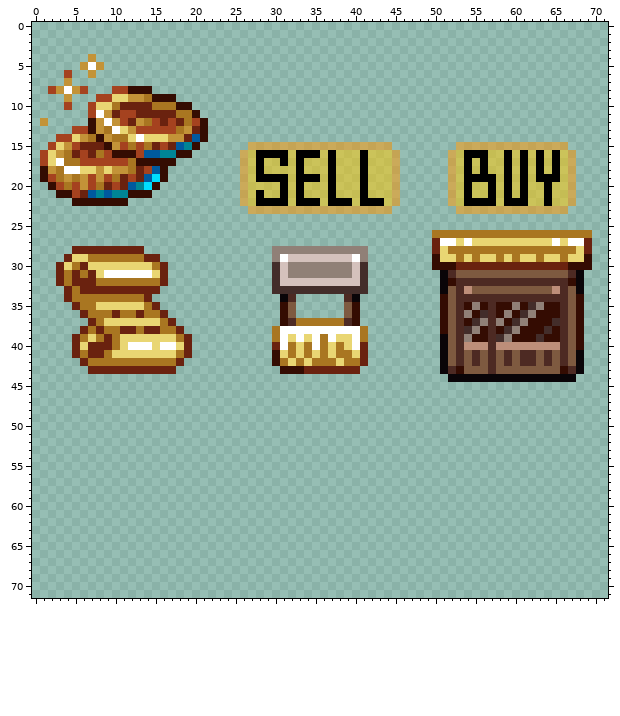
Sprite sheet, stored at market_images.png. Above, as it was before the edit.
The file is 72x72 pixels.
Now the later version:
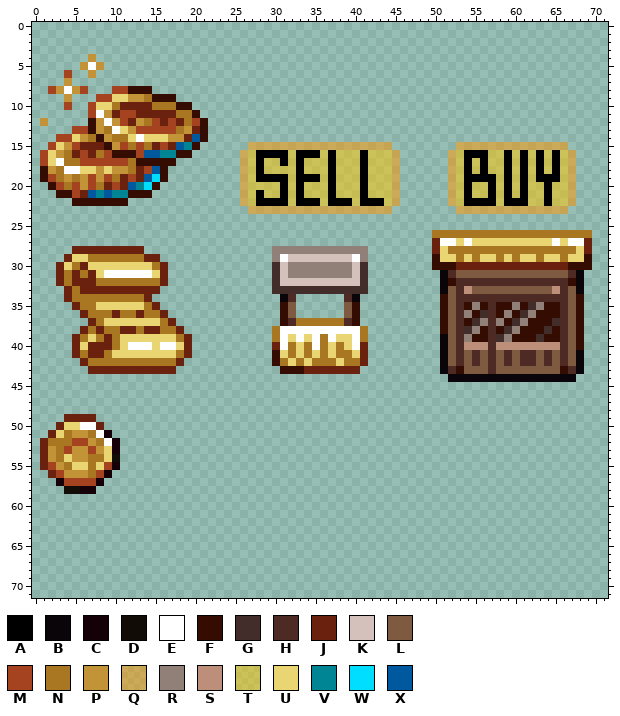
Palette (. is transparent): A #000000  B #0a0508  C #160007  D #110d06  E #ffffff  F #340c02  G #432d2a  H #4d2a23  J #6a220f  K #d4c1bc  L #7e5a40  M #a5421f  N #a97621  P #c39338  Q #ff960080  R #908077  S #bd8e79  T #ffc80080  U #e9d673  V #008595  W #00deff  X #00599e
Message: text cleaning and added icon
Edits made:
Changed rows in their new state; - is an unchanged pixel.
first column x 1:
49 ---JJJJ---
50 --JUUEEJ--
51 -JUNPPNEC-
52 JNNNMMPNEC
53 JPNMPPMPUC
54 JPNUPPNNUD
55 JMPNUUNUMC
56 -JMPPPNMC-
57 --CMMMMC--
58 ---DDCC---
Changed places in both pictures, as pixel boxes (x1, y1, x2, y2):
added: (40, 414, 120, 494)
